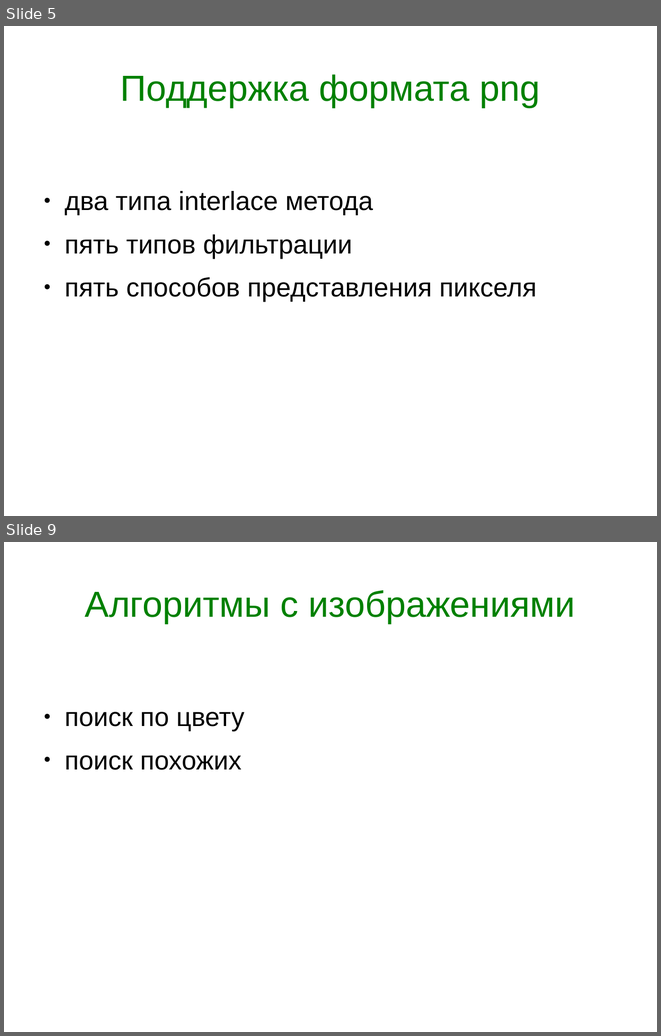
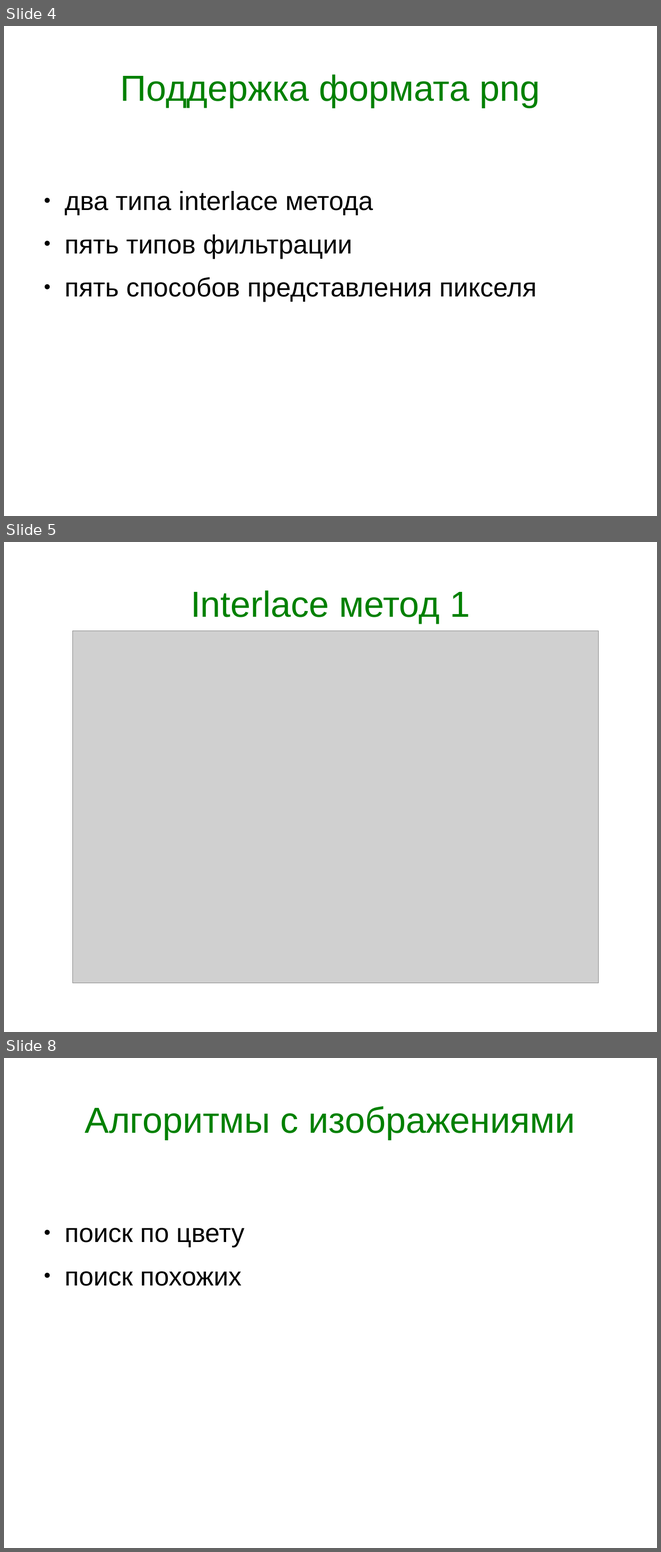
Before and after one commit to tipe/searchbycolor, a slide deck: Presentation.odp. Shown one above the other, each under a label of ours: slides 5 and 9 before the commit, slides 4, 5 and 8 after it; the slides between them are not shown. The pictures are 661x1036 and 661x1552 pixels, drawn with LibreOffice and Linux fonts; fonts in the diff are those of the drawing; grey boxes stand for pictures. Boxes give left, top, right and bottom in pixels: in the first picture for what was removed or moved away, otherwise in the second. Text is boxed around its words. In the diff, an @@ line names an element or a change of style, - is before the commit and + after.

```diff
--- a/Presentation.odp
+++ b/Presentation.odp
@@ slide 5 added at (4, 542, 657, 1032), background #FFFFFF @@
@@ title added at (191, 590, 470, 623), 44 pt, text #008000 @@
+Interlace метод 1
@@ picture added at (73, 631, 599, 983) @@
@@ what was slide 5 is now slide 4 @@
@@ what was slide 9 is now slide 8 @@
```
Also in this commit, not shown: 2 slides changed, 6 other slides added, 4 slides removed.
